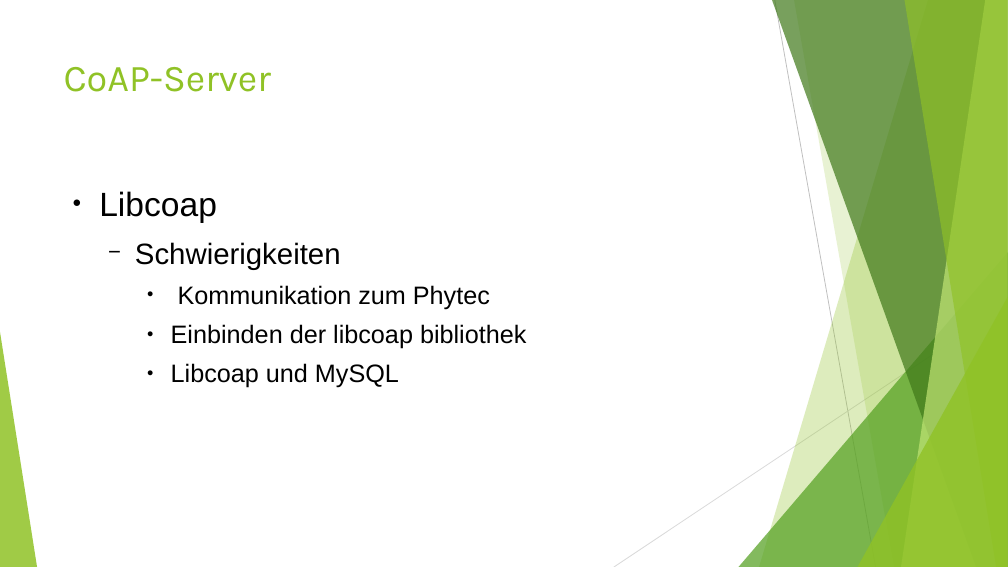
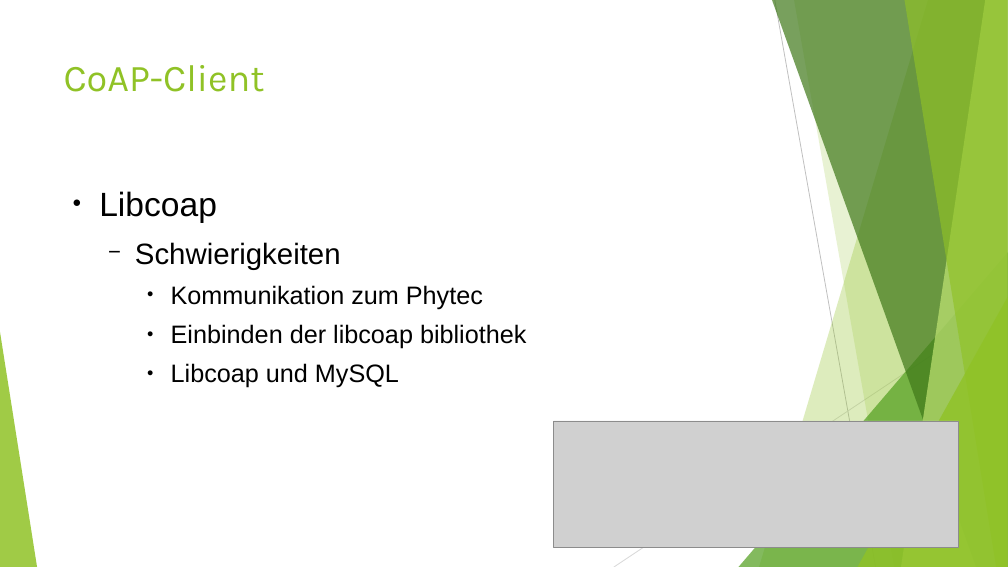
Before and after one commit to smartuni/Environ.me, a slide deck: slide 13 of Documentation/Environ_Me.odp (slide 12 before the commit). Drawn at 1008x567 pixels with LibreOffice and Linux fonts; fonts in the diff are those of the drawing; grey boxes stand for pictures. Boxes give left, top, right and bottom in pixels: in the first picture for what was removed or moved away, otherwise in the second. Text is boxed around its words. In the diff, an @@ line names an element or a change of style, - is before the commit and + after.

Commit message:
changed coap-client presentation

```diff
--- a/Documentation/Environ_Me.odp
+++ b/Documentation/Environ_Me.odp
@@ title at (64, 65, 265, 92): text changed @@
-CoAP-Server
+CoAP-Client
@@ picture added at (554, 421, 958, 548) @@
```
Also in this commit, not shown: 1 other slide changed, 2 slides added, 1 slide removed, 1 other file.
